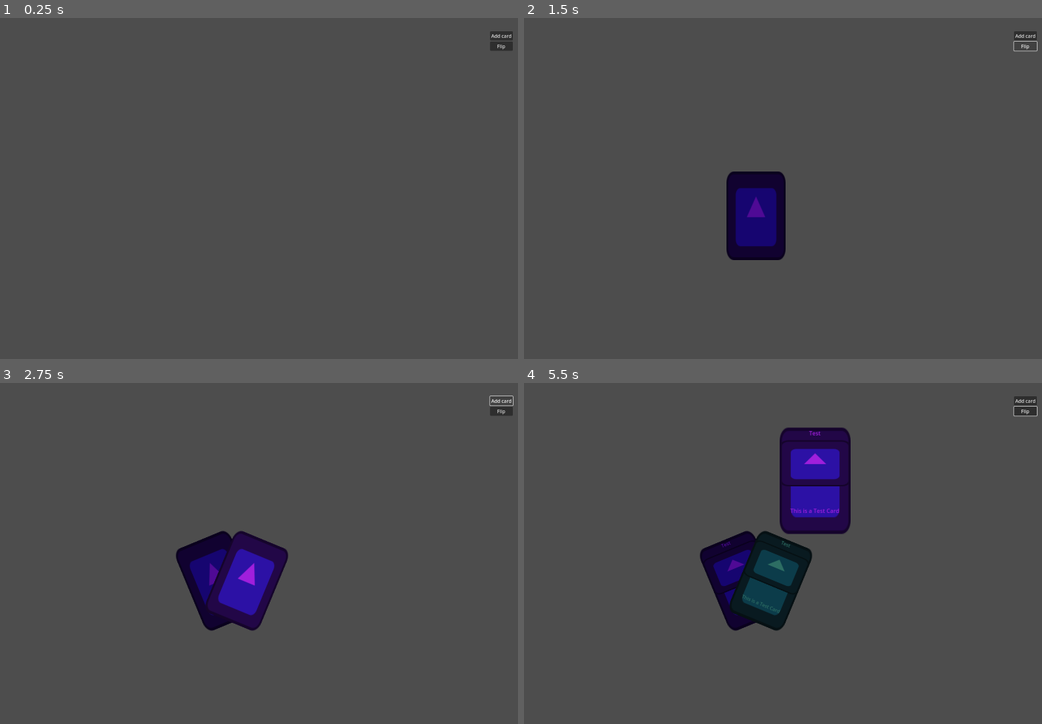
Above: before the commit, frames 1-4 (two rows, left to right).
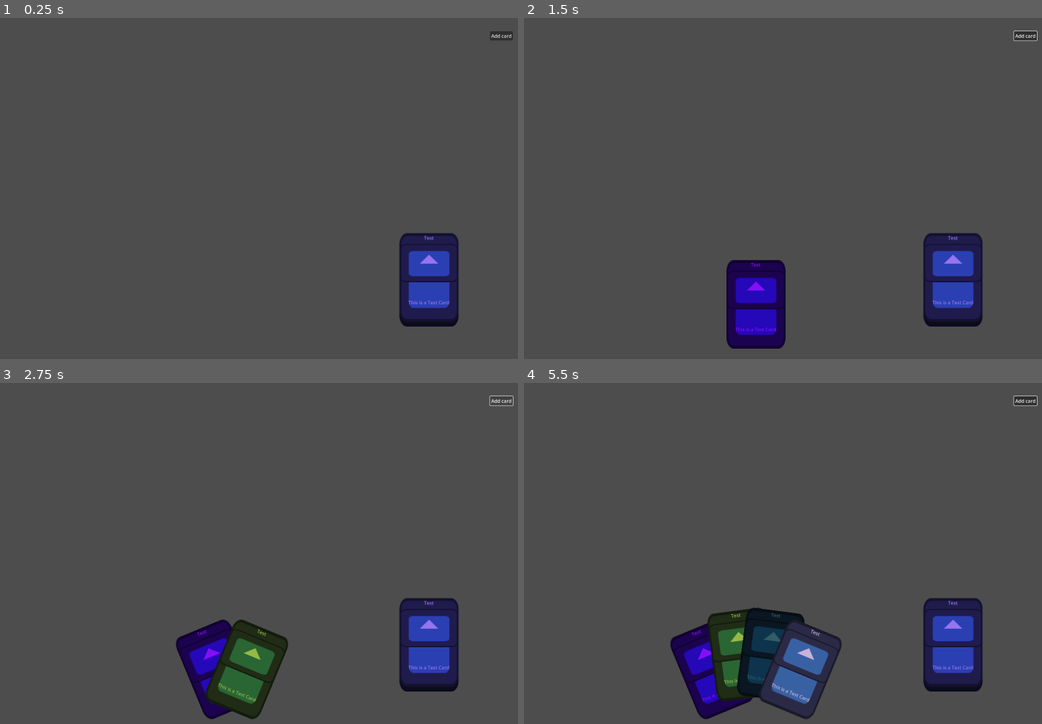
Above: after the commit, the same moments.

Repository: team-fow/hackathon
Game: Godot game, scene res://scenes/game/game.tscn
Same seed, same stepped clock (60 frames per second), same inputs: the game is played once before the commit and once after it. The engine's default icon, where the game draws it, is replaced by a stand-in: a white triangle on a blue panel in a dark square.
Inputs (mouse positions are in pixels of both pictures, inside the frame that each line leads up to):
- Up to frame 1 (0.25 s): no input
- Up to frame 2 (1.5 s): click "Add card" at 0.5 s; click (1026, 45) at 1.25 s, where only the run before the commit has a clickable "Flip"
- Up to frame 3 (2.75 s): click "Add card" at 2 s
- Up to frame 4 (5.5 s): click (1026, 410) at 2.75 s, where only the run before the commit has a clickable "Flip"; click "Add card" at 3.5 s; click (1026, 410) at 4.25 s, where only the run before the commit has a clickable "Flip"; tap Enter at 5 s; drag from (726, 580) to (814, 481) at 5.02 s

The runs differ from the first frame. In frame 1, 3.2% of the frame differs, in the area x 77-100%, y 6-91%; in frame 2, 9.1%; in frame 3, 12%; in frame 4, 19%, in the area x 28-100%, y 3-99%.

Commit message:
CardPlayed

Diff:
--- a/scenes/card/card.gd
+++ b/scenes/card/card.gd
@@ -8,10 +8,10 @@
 var card_script : Object
 
 @onready var background: TextureRect = $Background
-@onready var info: VBoxContainer = $Info
-@onready var cardname: Label = $Info/CardName
-@onready var art: TextureRect = $Info/Art
-@onready var description: Label = $Info/Description
+@onready var info: VBoxContainer = $VBoxContainer
+@onready var cardname: Label = $VBoxContainer/CardName
+@onready var art: TextureRect = $VBoxContainer/Art
+@onready var description: Label = $VBoxContainer/Description
 
 
 # Called when the node enters the scene tree for the first time.
--- a/scenes/card/card.tscn
+++ b/scenes/card/card.tscn
@@ -20,7 +20,7 @@
 size_flags_horizontal = 3
 size_flags_vertical = 3
 
-[node name="Info" type="VBoxContainer" parent="."]
+[node name="VBoxContainer" type="VBoxContainer" parent="."]
 custom_minimum_size = Vector2(200, 300)
 layout_mode = 1
 anchors_preset = 15
@@ -31,17 +31,17 @@
 size_flags_horizontal = 3
 size_flags_vertical = 3
 
-[node name="CardName" type="Label" parent="Info"]
+[node name="CardName" type="Label" parent="VBoxContainer"]
 layout_mode = 2
 size_flags_vertical = 6
 horizontal_alignment = 1
 
-[node name="Art" type="TextureRect" parent="Info"]
+[node name="Art" type="TextureRect" parent="VBoxContainer"]
 layout_mode = 2
 size_flags_vertical = 3
 size_flags_stretch_ratio = 4.0
 
-[node name="Description" type="Label" parent="Info"]
+[node name="Description" type="Label" parent="VBoxContainer"]
 layout_mode = 2
 size_flags_vertical = 6
 size_flags_stretch_ratio = 4.0
--- /dev/null
+++ b/scenes/card_list/card_played.gd
@@ -0,0 +1,31 @@
+class_name CardPlayed
+extends CardList
+
+signal send_to_hand(card)
+
+const MAX_FAN_ROTATION: float = PI / 8 ## Maximum rotation for fanning.
+const MAX_FAN_OFFSET: float = Card.SIZE.y / 4 ## Maximum vertical offset for fanning.
+const HOVERED_CARD_SCALE := Vector2(1.2, 1.2) ## Scaling applied to the currently hovered card.
+
+var accepting_card = true
+
+
+func _on_card_moused(card: Card, mouse_inside: bool) -> void:
+	card.z_index = mouse_inside
+	card.scale = HOVERED_CARD_SCALE if mouse_inside else Vector2.ONE
+
+
+func add_card(card: Card, idx: int = -1) -> void:
+	super(card, idx)
+	card.gui_input.connect(_on_card_input.bind(card))
+	card.mouse_entered.connect(_on_card_moused.bind(card, true))
+	card.mouse_exited.connect(_on_card_moused.bind(card, false))
+	accepting_card = false
+
+
+# Handles grabbing cards.
+func _on_card_input(event: InputEvent, card: Card) -> void:
+	if event.is_action_pressed("click"):
+		remove_card(card)
+		send_to_hand.emit(card)
+		accepting_card = true
--- a/scenes/card_list/hand.gd
+++ b/scenes/card_list/hand.gd
@@ -1,19 +1,26 @@
 class_name Hand
 extends CardList
+
+signal move_card_to_played(card)
 
 const CARD_SEPARATION: float = Card.SIZE.x / 2 ## Horizontal spacing between cards.
 const MAX_FAN_ROTATION: float = PI / 8 ## Maximum rotation for fanning.
 const MAX_FAN_OFFSET: float = Card.SIZE.y / 4 ## Maximum vertical offset for fanning.
 const HOVERED_CARD_SCALE := Vector2(1.2, 1.2) ## Scaling applied to the currently hovered card.
-const PLAYED_CARD_POSITION := Vector2(0, -400) ## Position played cards are moved to.
 const TWEEN_DURATION: float = 0.1 ## Duration of tweening effects.
 
 @export var flipped: bool : set = _set_flipped ## Whether cards are face-up and can be interacted with.
-
 var held_card: Card ## The card currently being dragged out of the hand.
 var held_card_idx: int ## The previous index of [member held_card] in the list.
 var drop_area := Rect2(0, -Card.SIZE.y/2, 0, Card.SIZE.y + MAX_FAN_OFFSET) ## The area in which [member held_card] can be dropped without playing it.
 
+
+# flipping
+
+func _set_flipped(value: bool) -> void:
+	flipped = value
+	for card: Card in cards:
+		card.set_flipped(value)
 
 
 # grabbing cards
@@ -38,23 +45,8 @@
 				_add_card_to_list(held_card, held_card_idx)
 				held_card.z_index = 0
 			else:
-				_play_card(held_card)
+				move_card_to_played.emit(held_card)
 			held_card = null
-
-
-func _play_card(card: Card) -> void:
-	await _tween_card(card, PLAYED_CARD_POSITION, 0)
-	await get_tree().create_timer(1).timeout
-	card.queue_free() # temp
-
-
-
-# flipping
-
-func _set_flipped(value: bool) -> void:
-	flipped = value
-	for card: Card in cards:
-		card.set_flipped(value)
 
 
 
--- a/scenes/game/button.gd
+++ b/scenes/game/button.gd
@@ -6,4 +6,4 @@
 func _pressed() -> void:
 	var card: Card = preload("res://scenes/card/card.tscn").instantiate()
 	card.card_resource = load("res://resources/card_data/test.tres")
-	get_node("/root/Game/Player/Hand").add_card(card)
+	get_node("/root/Game/Player1/Hand").add_card(card)
--- a/scenes/game/game.gd
+++ b/scenes/game/game.gd
@@ -42,7 +42,6 @@
 	players[0].rotation = 0
 	players[1].flipped = false
 	players[1].rotation = PI
-
 	await get_tree().create_timer(2).timeout
 
 
--- a/scenes/game/game.tscn
+++ b/scenes/game/game.tscn
@@ -9,6 +9,10 @@
 
 [node name="UI" parent="." instance=ExtResource("2_k4g7f")]
 
-[node name="Player" parent="." instance=ExtResource("2_thlmk")]
+[node name="Player1" parent="." instance=ExtResource("2_thlmk")]
+is_active = true
+
+[node name="Player2" parent="." instance=ExtResource("2_thlmk")]
+rotation = 3.14159
 
 [node name="Camera" type="Camera2D" parent="."]
--- a/scenes/player/player.gd
+++ b/scenes/player/player.gd
@@ -4,8 +4,26 @@
 signal died
 
 @export_range(-10, 10) var temperature : int
+@export var is_active: bool
 
 @onready var hand: Hand = $Hand
+@onready var deck: Deck = $Deck
+@onready var card_played: CardPlayed = $CardPlayed
+
+
+func _ready() -> void:
+	var view_rect = get_viewport_rect()
+	hand.position.y = view_rect.size.y/4.0
+	deck.position.y = view_rect.size.y/4.0
+	deck.position.x = view_rect.size.x/3.0
+	card_played.position.x = view_rect.size.x/16.0
+	card_played.send_to_hand.connect(_send_card_to_hand)
+	hand.move_card_to_played.connect(_send_card_to_played)
+	update_disp()
+	for i in 5:
+		var card: Card = preload("res://scenes/card/card.tscn").instantiate()
+		card.card_resource = load("res://resources/card_data/test.tres")
+		deck.add_card(card)
 
 
 # Checks whether the player's temperature is at an extreme
@@ -14,3 +32,29 @@
 		died.emit()
 		return true
 	return false
+
+
+# Moves the card in the played zone back to the player's hand
+func _send_card_to_hand(card: Card) -> void:
+	hand.add_card(card)
+
+
+# Moves a card from the player's hand to their played card zone
+func _send_card_to_played(card: Card) -> void:
+	if card_played.accepting_card:
+		hand._tween_card(card, card_played.position, 0)
+		card.reparent(card_played, true)
+		card.scale = Vector2.ONE
+		card_played.add_card(card)
+	else:
+		hand._add_card_to_list(card, -1)
+
+
+func update_disp():
+	match is_active:
+		true:
+			rotation_degrees = 0
+			deck.show()
+		false:
+			rotation_degrees = 180
+			deck.hide()
--- a/scenes/player/player.tscn
+++ b/scenes/player/player.tscn
@@ -1,10 +1,18 @@
-[gd_scene load_steps=3 format=3 uid="uid://dqlbtioqk3m5q"]
+[gd_scene load_steps=5 format=3 uid="uid://dqlbtioqk3m5q"]
 
 [ext_resource type="Script" path="res://scenes/player/player.gd" id="1_g6b4q"]
 [ext_resource type="Script" path="res://scenes/card_list/hand.gd" id="2_jjdp4"]
+[ext_resource type="Script" path="res://scenes/card_list/deck.gd" id="3_5fsjs"]
+[ext_resource type="Script" path="res://scenes/card_list/card_played.gd" id="4_kj1xb"]
 
 [node name="Player" type="Node2D"]
 script = ExtResource("1_g6b4q")
 
 [node name="Hand" type="Node2D" parent="."]
 script = ExtResource("2_jjdp4")
+
+[node name="Deck" type="Node2D" parent="."]
+script = ExtResource("3_5fsjs")
+
+[node name="CardPlayed" type="Node2D" parent="."]
+script = ExtResource("4_kj1xb")
--- a/scenes/ui/ui.tscn
+++ b/scenes/ui/ui.tscn
@@ -1,7 +1,6 @@
-[gd_scene load_steps=3 format=3 uid="uid://dvxmgqf4qb4r0"]
+[gd_scene load_steps=2 format=3 uid="uid://dvxmgqf4qb4r0"]
 
 [ext_resource type="Script" path="res://scenes/game/button.gd" id="1_el6gn"]
-[ext_resource type="Script" path="res://scenes/ui/button_2.gd" id="2_8qcv0"]
 
 [node name="UI" type="CanvasLayer"]
 
@@ -27,10 +26,5 @@
 text = "Add card"
 script = ExtResource("1_el6gn")
 
-[node name="Button2" type="Button" parent="Margins/VBoxContainer"]
-layout_mode = 2
-text = "Flip"
-script = ExtResource("2_8qcv0")
-
 [node name="Phase_Label" type="Label" parent="Margins/VBoxContainer"]
 layout_mode = 2
